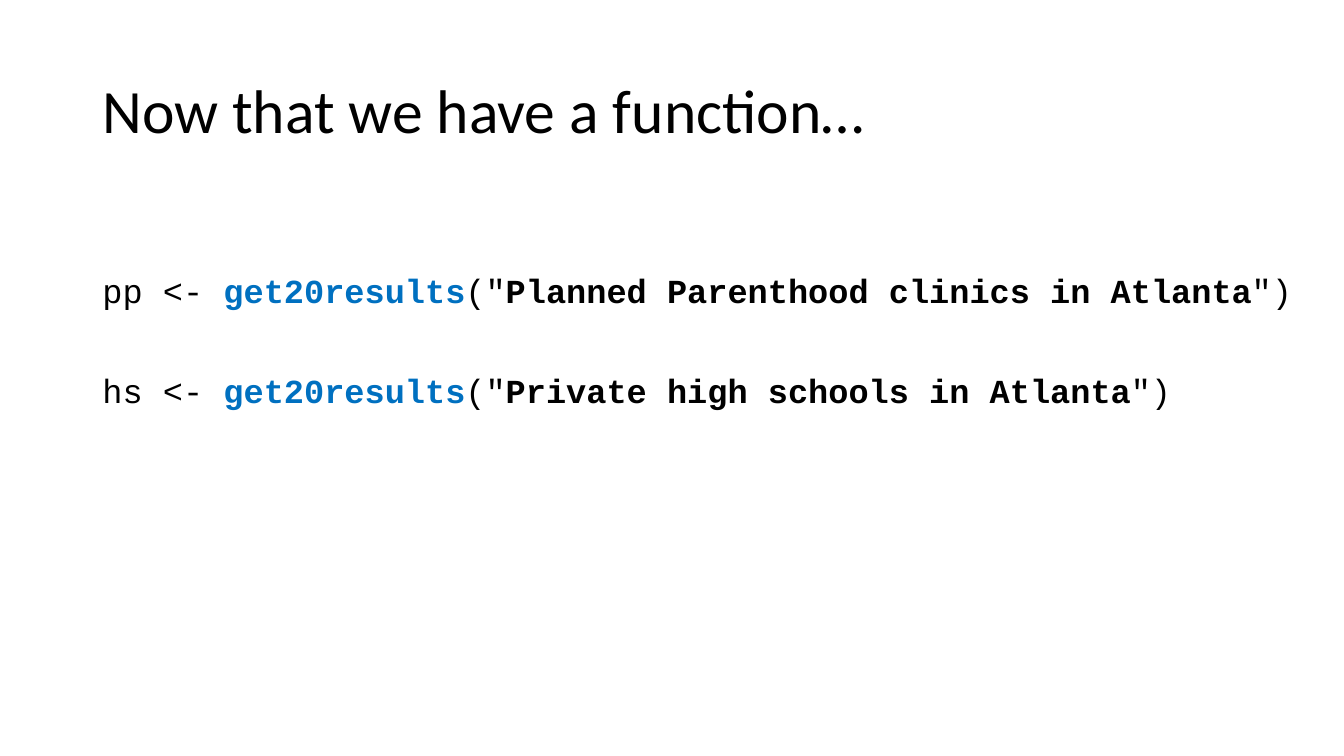
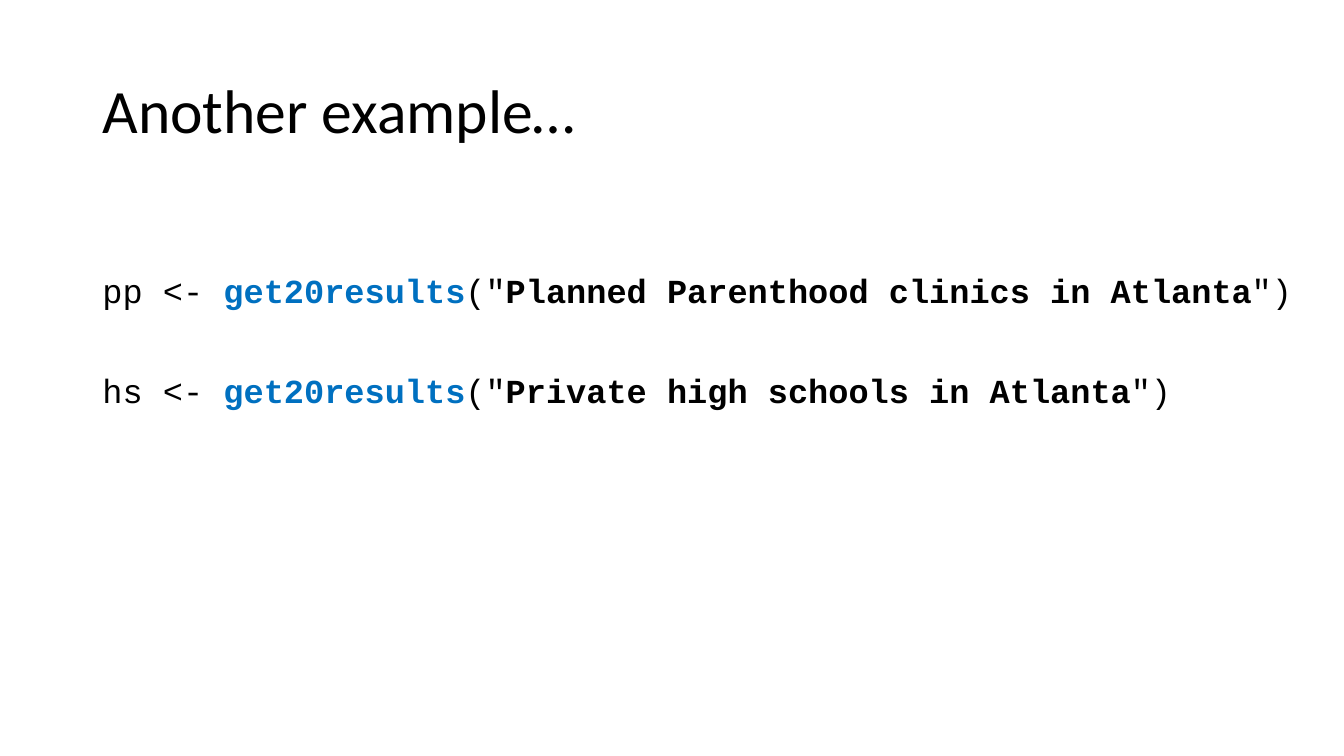
Before and after one commit to nrjjones/BuildingContextualData, a slide deck: slide 62 of presentation/Jones - Contextual Data Presentation.pptx. Drawn at 1344x756 pixels with LibreOffice and Linux fonts; fonts in the diff are those of the drawing. Boxes give left, top, right and bottom in pixels: in the first picture for what was removed or moved away, otherwise in the second. Text is boxed around its words. In the diff, an @@ line names an element or a change of style, - is before the commit and + after.

```diff
--- a/presentation/Jones - Contextual Data Presentation.pptx
+++ b/presentation/Jones - Contextual Data Presentation.pptx
@@ title at box(102, 90, 576, 143): text changed @@
-Now that we have a function…
+Another example…
```
Also in this commit, not shown: 8 other slides changed, 2 other files.
